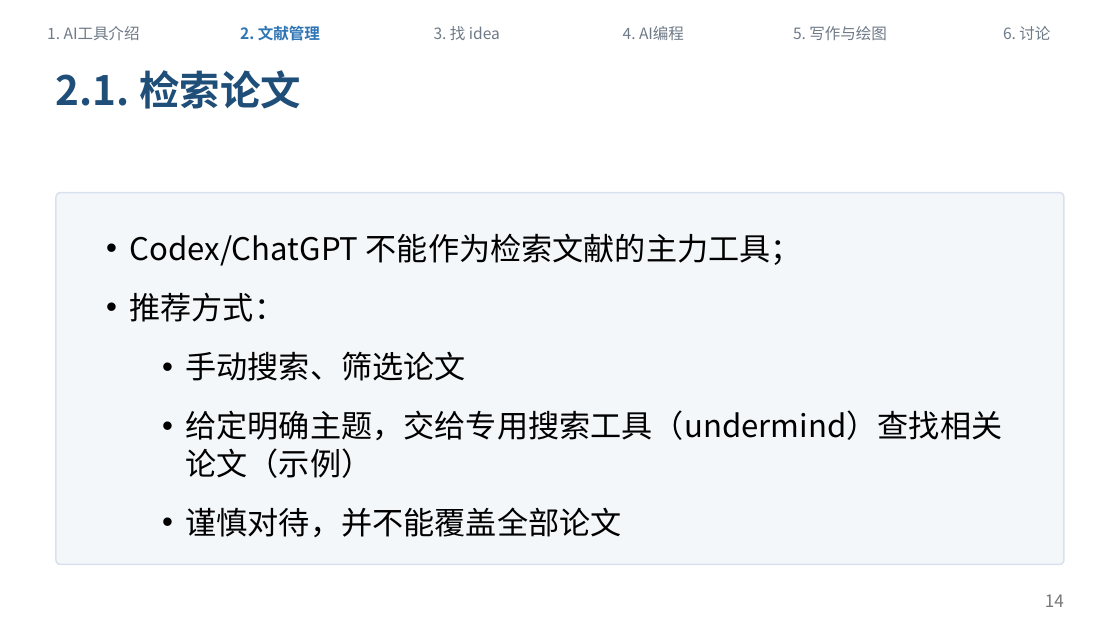
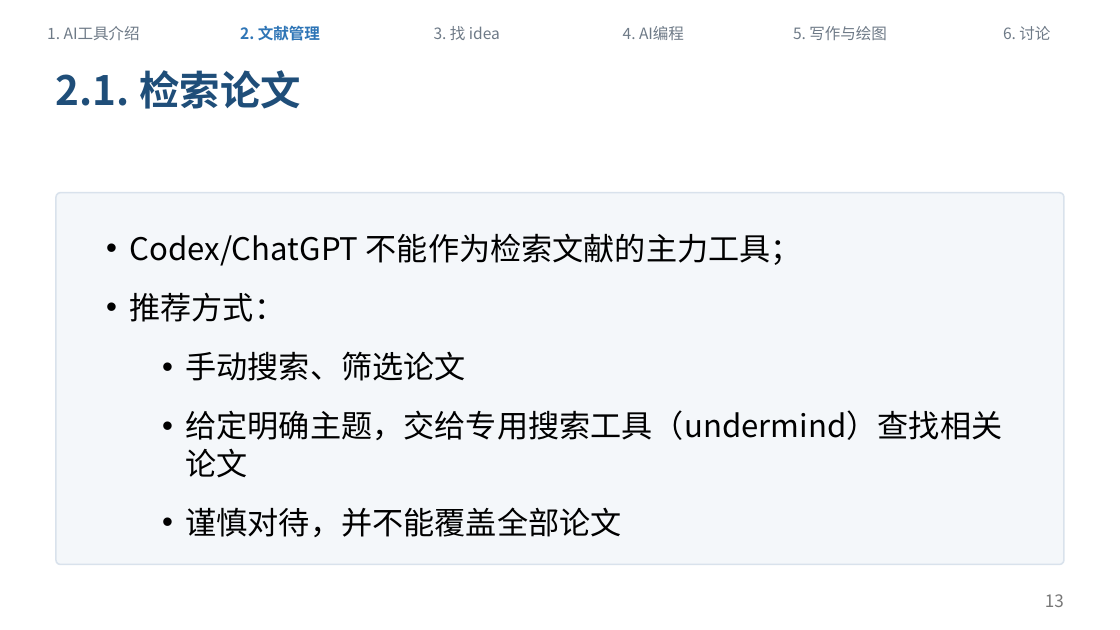
Before and after one commit to sicilyala/ai_sharing, a slide deck: slide 13 of docs/ai-workflow-sharing-v1.pptx (slide 14 before the commit). Drawn at 1120x630 pixels with LibreOffice and Linux fonts; fonts in the diff are those of the drawing. Boxes give left, top, right and bottom in pixels: in the first picture for what was removed or moved away, otherwise in the second. Text is boxed around its words. In the diff, an @@ line names an element or a change of style, - is before the commit and + after.

```diff
--- a/docs/ai-workflow-sharing-v1.pptx
+++ b/docs/ai-workflow-sharing-v1.pptx
@@ text at [186,410,1003,478]: text changed @@
-  • 给定明确主题，交给专用搜索工具（undermind）查找相关论文（示例）
+  • 给定明确主题，交给专用搜索工具（undermind）查找相关论文
@@ page number at [1045,594,1064,607]: text changed @@
-14
+13
```
Also in this commit, not shown: 9 other slides changed, 1 slide removed, 7 other files.
